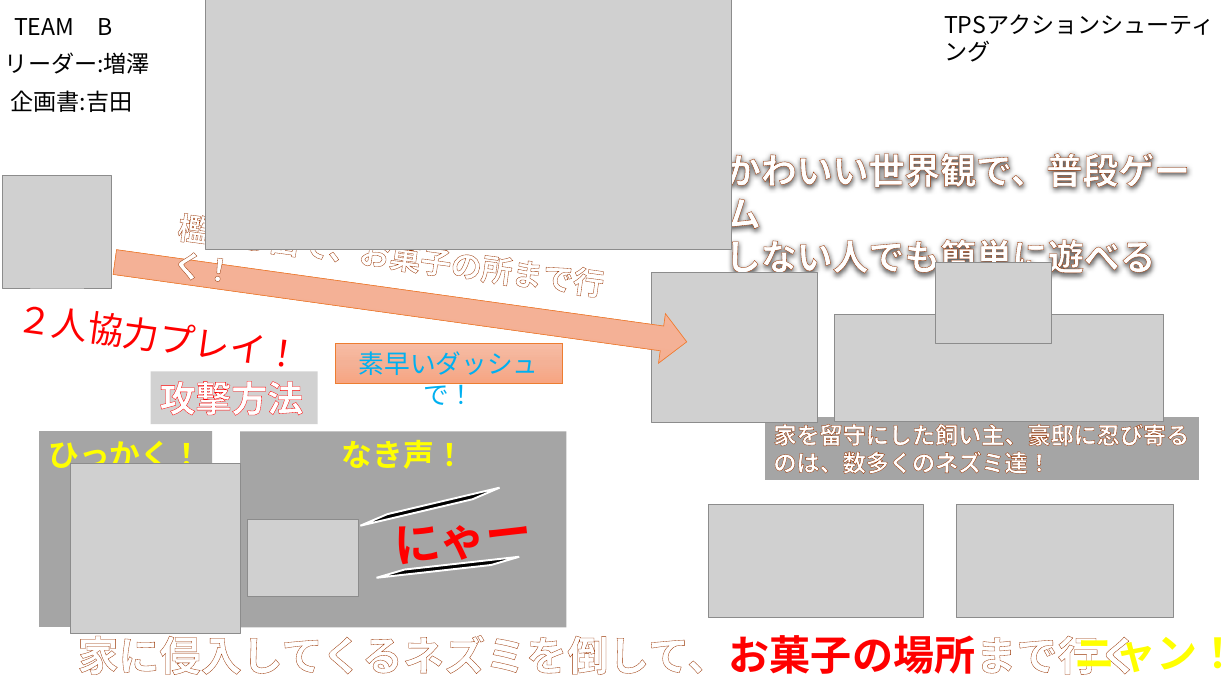
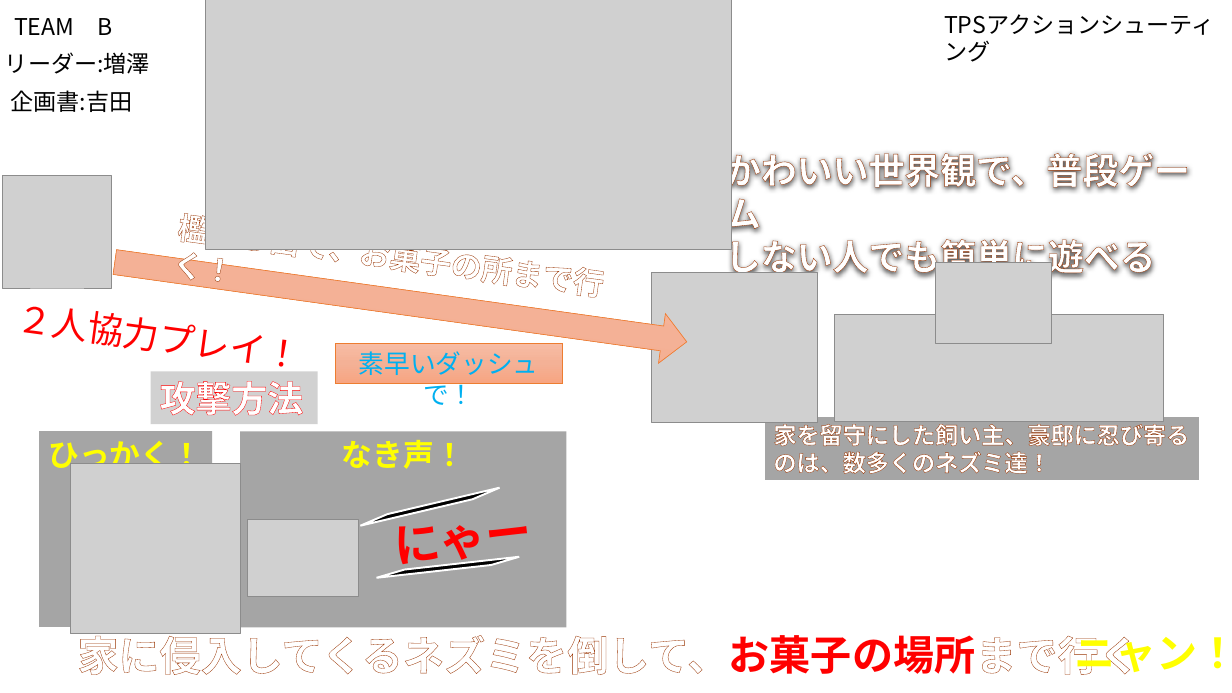
Before and after one commit to ayanokudo/okashi_222, a slide deck: slide 1 of schedule/ワンシート企画書変更.pptx. Drawn at 1232x693 pixels with LibreOffice and Linux fonts; fonts in the diff are those of the drawing; grey boxes stand for pictures; background and template pictures are left out. Boxes give left, top, right and bottom in pixels: in the first picture for what was removed or moved away, otherwise in the second. Text is boxed around its words. In the diff, an @@ line names an element or a change of style, - is before the commit and + after.

```diff
--- a/schedule/ワンシート企画書変更.pptx
+++ b/schedule/ワンシート企画書変更.pptx
@@ picture removed at (709, 505, 923, 618) @@
@@ picture removed at (957, 505, 1174, 618) @@
```
Also in this commit, not shown: 1 other file.
